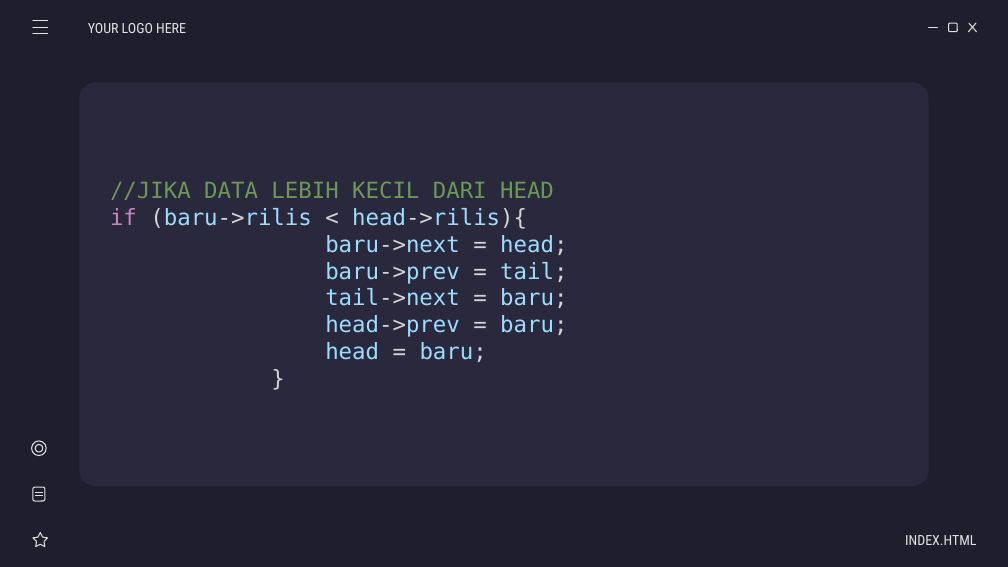
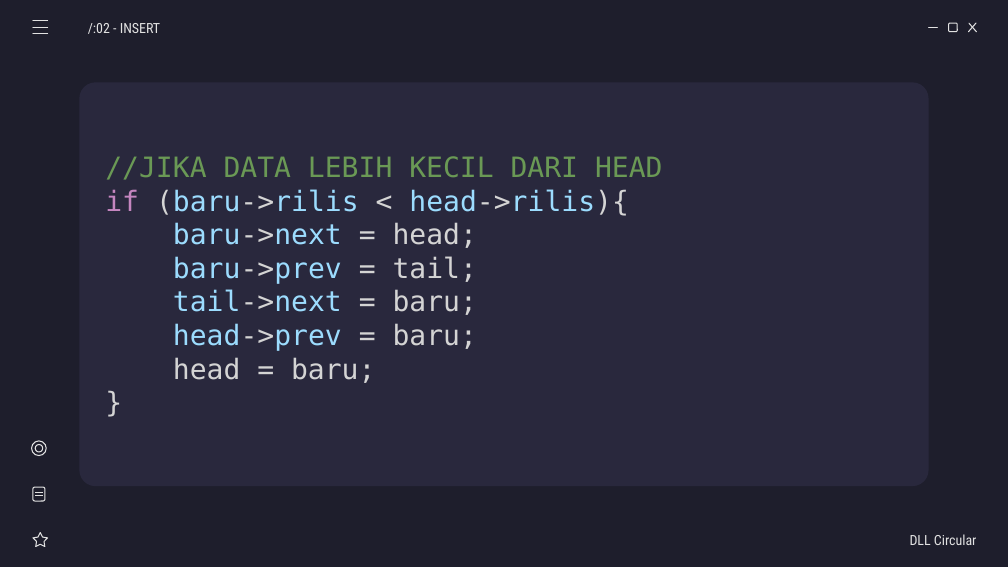
Before and after one commit to weztcy/Semester-3, a slide deck: slide 7 of Struktur Data/List Game - Kelompok 5.pptx (slide 9 before the commit). Drawn at 1008x567 pixels with LibreOffice and Linux fonts; fonts in the diff are those of the drawing. Boxes give left, top, right and bottom in pixels: in the first picture for what was removed or moved away, otherwise in the second. Text is boxed around its words. In the diff, an @@ line names an element or a change of style, - is before the commit and + after.

```diff
--- a/Struktur Data/List Game - Kelompok 5.pptx
+++ b/Struktur Data/List Game - Kelompok 5.pptx
@@ subtitle at (88, 23, 160, 34): text changed @@
-YOUR LOGO HERE
+/:02 - INSERT
@@ subtitle "//JIKA DATA LEBIH KECIL DARI ...": place and size @@
-subtitle "//JIKA DATA LEBIH KECIL DARI ..." at (110, 181, 567, 362)
+subtitle "//JIKA DATA LEBIH KECIL DARI ..." at (105, 156, 663, 383)
@@ subtitle "//JIKA DATA LEBIH KECIL DARI ..." at (105, 156, 663, 383): size 16 to 20 pt; text colour #9CDCFE to #D4D4D4 in "head;", "tail;", "baru;", "baru;" and 1 more places @@
@@ subtitle at (910, 534, 977, 545): text changed @@
-INDEX.HTML
+DLL Circular
```
Also in this commit, not shown: 15 other slides changed, 3 other files.
